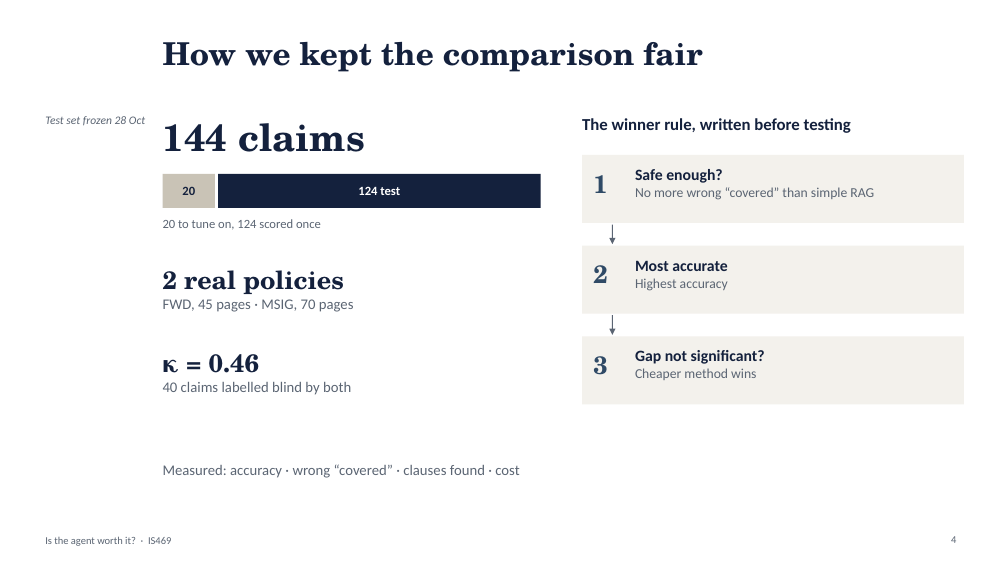
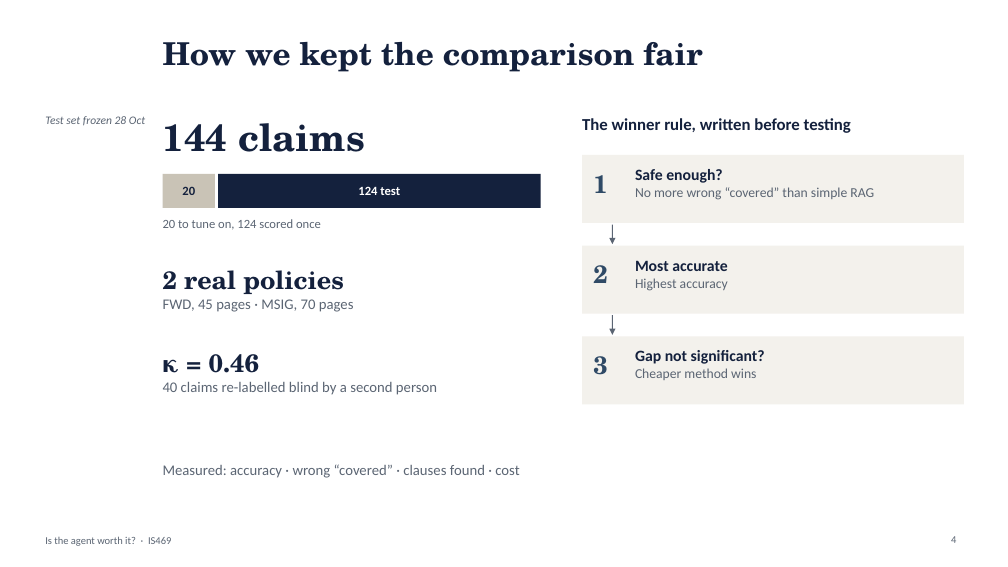
Before and after one commit to yezhan58-oss/insurance_policy_checker-rag, a slide deck: slide 4 of docs/IS469_presentation.pptx. Drawn at 1008x567 pixels with LibreOffice and Linux fonts; fonts in the diff are those of the drawing. Boxes give left, top, right and bottom in pixels: in the first picture for what was removed or moved away, otherwise in the second. Text is boxed around its words. In the diff, an @@ line names an element or a change of style, - is before the commit and + after.

```diff
--- a/docs/IS469_presentation.pptx
+++ b/docs/IS469_presentation.pptx
@@ text at box(163, 382, 437, 395): text changed @@
-40 claims labelled blind by both
+40 claims re-labelled blind by a second person
```
Also in this commit, not shown: 3 other slides changed, 1 other file.
